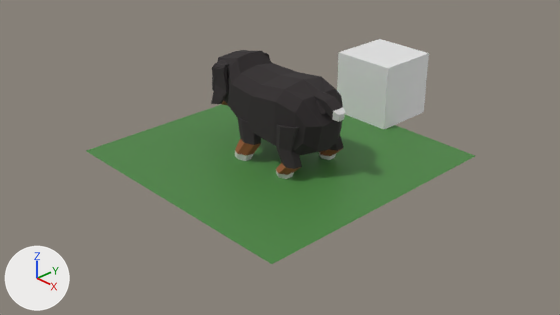
What one commit did to the Blender file blender/bernese.blend.
One viewpoint serves both versions: the file's camera 'Camera'. The axes (+X, +Y, +Z) are drawn at lower left. The lights are the same throughout.

The scene before the commit, as lines of its bpy script (objects in view):
```python
ob_body = bpy.data.objects.new('body', me_cube_001)
ob_body.location = (0.0, 0.0, 0.0)
ob_ear = bpy.data.objects.new('ear', me_plane)
ob_ear.location = (0.0, 0.0, 0.0)
ob_front_leg = bpy.data.objects.new('front-leg', me_cylinder)
ob_front_leg.location = (0.0, 0.0, 0.0)
ob_one_meter = bpy.data.objects.new('one-meter', me_cube)
ob_one_meter.location = (0.0, 2.243, 0.5)
ob_one_meter.scale = (0.5, 0.5, 0.5)
ob_plane = bpy.data.objects.new('Plane', me_plane_001)
ob_plane.location = (0.0, 0.0, 0.0)
ob_plane.scale = (2.0, 2.0, 2.0)
ob_rear_leg = bpy.data.objects.new('rear-leg', me_cylinder_001)
ob_rear_leg.location = (0.0, 0.0, 0.0)
```
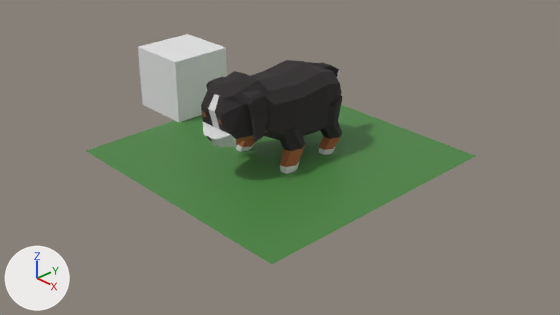
Diff of the bpy script that builds the scene:
```diff
--- a/blender/bernese.blend.py
+++ b/blender/bernese.blend.py
@@ me_cube_001 @@
 # used by ob_body; location = (0.0, 0.0, 0.0)
-me_cube_001.from_pydata(...)  # 80 vertices, 63 faces; spans x -1.29..1.19, y -0.5..0.0, z 0.29..1.37
+me_cube_001.from_pydata(...)  # 79 vertices, 63 faces; spans x 0.0..0.5, y -1.29..1.19, z 0.29..1.37
+# me_cube_001 part 1: the whole mesh is rebuilt
 me_cube_001.materials.append(mat_black)
@@ me_plane @@
 me_plane.from_pydata(...)  # 20 vertices, 18 faces; spans x -0.943..-0.622, y -0.518..-0.241, z 0.651..1.262
 # used by ob_ear; location = (0.0, 0.0, 0.0)
+# me_plane part 2: the whole mesh is turned 90 degrees about the z axis through the mesh origin
 me_plane.materials.append(mat_black)
@@ me_cylinder @@
 me_cylinder.from_pydata(...)  # 24 vertices, 20 faces; spans x -0.377..0.019, y -0.592..-0.265, z -0.018..0.614
 # used by ob_front_leg; location = (0.0, 0.0, 0.0)
+# me_cylinder part 3: the whole mesh is turned 90 degrees about the z axis through the mesh origin
 me_cylinder.materials.append(mat_black)
@@ me_cylinder_001 @@
 me_cylinder_001.from_pydata(...)  # 30 vertices, 26 faces; spans x 0.403..0.812, y -0.548..-0.239, z -0.01..0.802
 # used by ob_rear_leg; location = (0.0, 0.0, 0.0)
+# me_cylinder_001 part 4: the whole mesh is turned 90 degrees about the z axis through the mesh origin
 me_cylinder_001.materials.append(mat_black)
@@ ob_one_meter @@
 ob_one_meter = bpy.data.objects.new('one-meter', me_cube)
-ob_one_meter.location = (0.0, 2.243, 0.5)
+ob_one_meter.location = (-2.388, 0.105, 0.5)
 ob_one_meter.scale = (0.5, 0.5, 0.5)
@@ ob_body @@
 _m = ob_body.modifiers.new('Mirror', 'MIRROR')
-_m.use_axis = (False, True, False)
 _m.use_clip = True
@@ ob_front_leg @@
 _m = ob_front_leg.modifiers.new('Mirror', 'MIRROR')
-_m.use_axis = (False, True, False)
 _m.mirror_object = ob_body
@@ ob_rear_leg @@
 _m = ob_rear_leg.modifiers.new('Mirror', 'MIRROR')
-_m.use_axis = (False, True, False)
 _m.mirror_object = ob_body
```

Where the change shows, as pixel boxes [x1, y1, x2, y2] in the pictures (560 x 315 px):
'one-meter', moved: before [337, 39, 429, 129]; after [138, 34, 227, 122]
'body', reshaped, modifiers changed (17% shorter): before [212, 50, 346, 156]; after [201, 60, 341, 148]
'rear-leg', reshaped, mesh turned, modifiers changed: before [276, 124, 344, 179]; after [319, 96, 343, 155]
'front-leg', reshaped, mesh turned, modifiers changed: before [235, 116, 261, 161]; after [236, 127, 305, 174]
'ear', reshaped, mesh turned, modifiers changed: before [211, 53, 270, 104]; after [206, 76, 268, 142]
